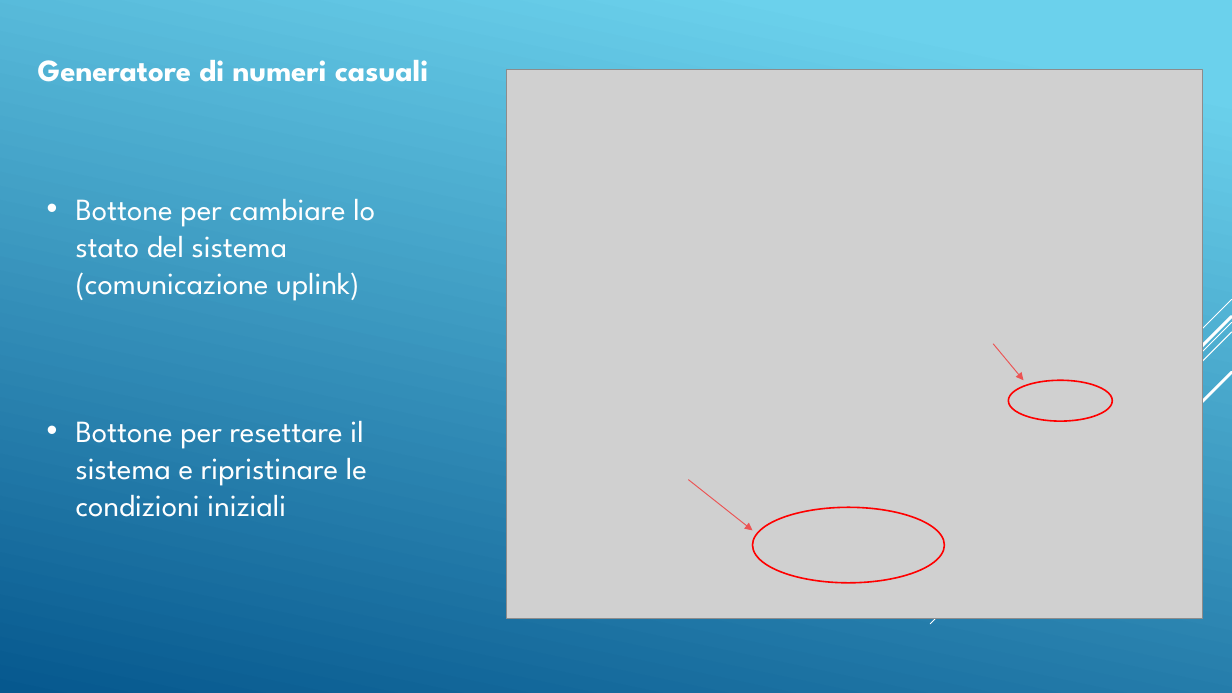
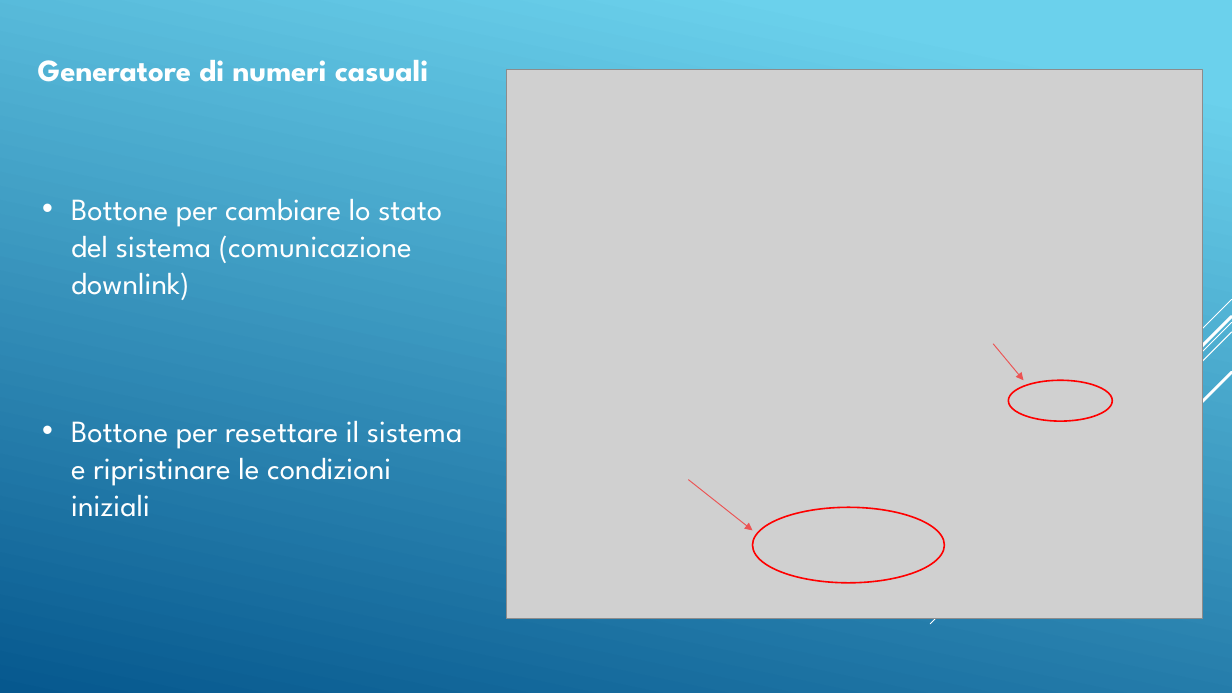
Before and after one commit to DaddaOperator/STM-Micro-Exercises-PLSD-, a slide deck: slide 5 of PresentazioneOfficial.pptx. Drawn at 1232x693 pixels with LibreOffice and Linux fonts; fonts in the diff are those of the drawing; grey boxes stand for pictures. Boxes give left, top, right and bottom in pixels: in the first picture for what was removed or moved away, otherwise in the second. Text is boxed around its words. In the diff, an @@ line names an element or a change of style, - is before the commit and + after.

```diff
--- a/PresentazioneOfficial.pptx
+++ b/PresentazioneOfficial.pptx
@@ text at box(71, 199, 442, 300): text changed @@
-• Bottone per cambiare lo stato del sistema (comunicazione uplink)
+• Bottone per cambiare lo stato del sistema (comunicazione downlink)
```
Also in this commit, not shown: 5 other files.
